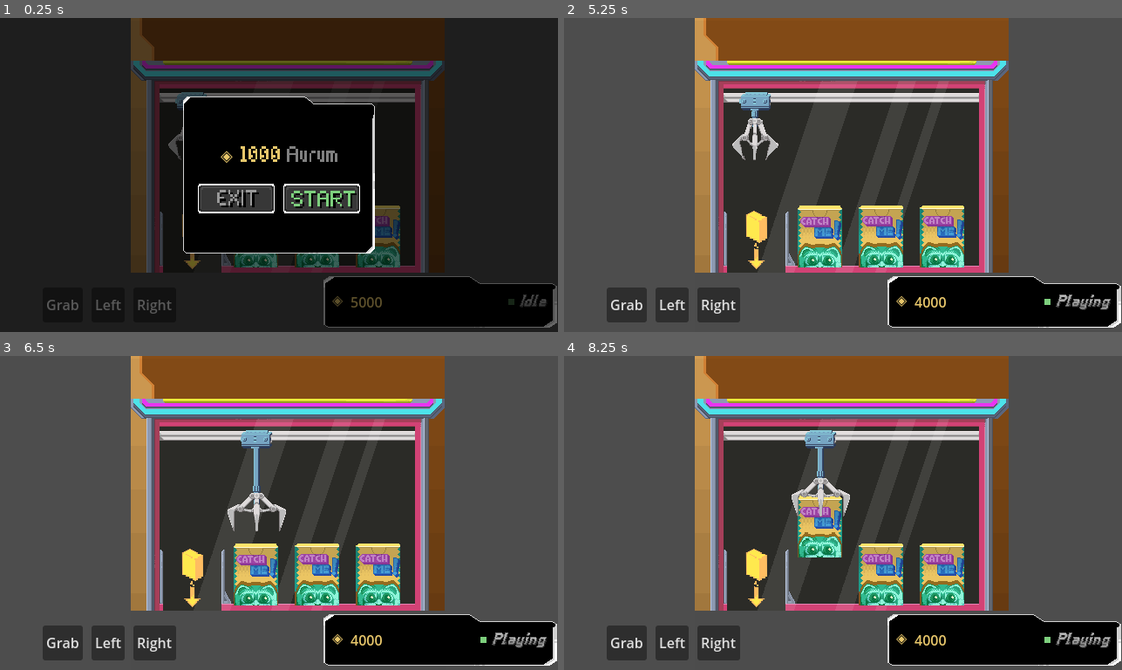
Above: before the commit, frames 1-4 (two rows, left to right).
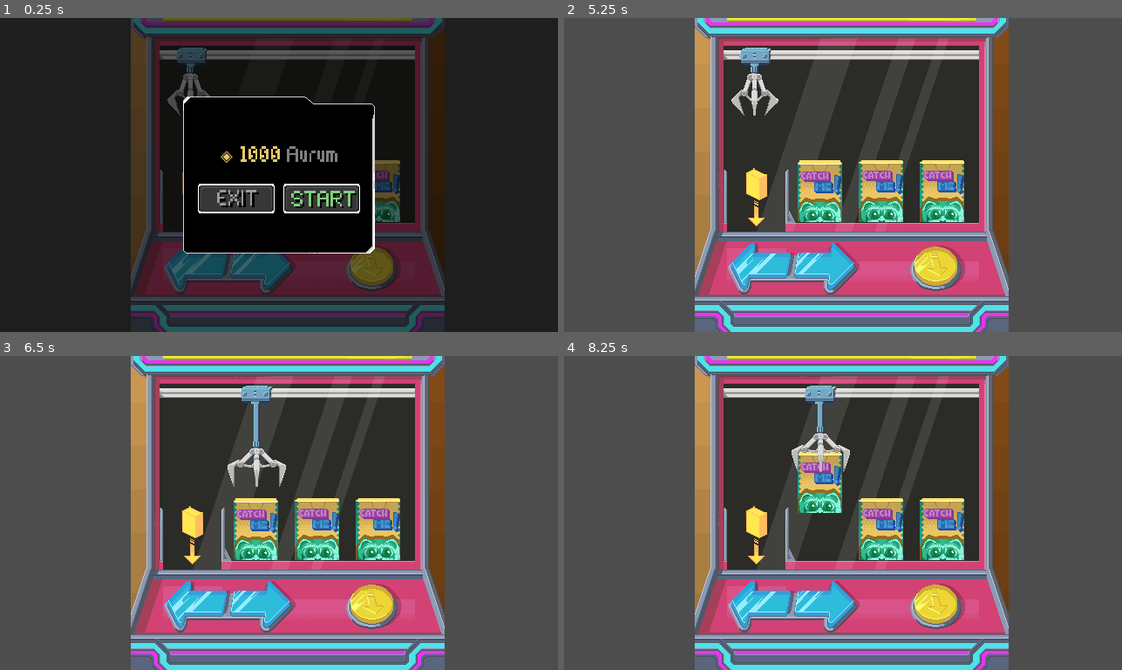
Above: after the commit, the same moments.

Repository: Sandy4j/crane_minigame
Game: Godot game, scene res://CraneMachine.tscn
Two runs of this game, one before a commit and one after it. Both use one fixed random seed, a clock stepped at 60 frames per second and the inputs below.
Inputs (mouse positions are in pixels of both pictures, inside the frame that each line leads up to):
- Up to frame 1 (0.25 s): no input
- Up to frame 2 (5.25 s): click (625, 303) at 0.5 s, where only the run before the commit has a clickable "Grab"; click (759, 269) at 1.27 s; click (670, 303) at 2 s, where only the run before the commit has a clickable "Left"; click (826, 269) at 2.77 s; click (720, 303) at 3.5 s, where only the run before the commit has a clickable "Right"; click (937, 269) at 4.27 s; click "START" at 5 s
- Up to frame 3 (6.5 s): tap Enter at 5.75 s; hold Right (right) from 5.78 s (still down); hold Space (grab) from 5.78 s (still down)
- Up to frame 4 (8.25 s): release Right (right) at 6.53 s; release Space (grab) at 6.53 s; hold Left (left) 6.53-7.28 s; tap Space (grab) at 6.6, 8.1 s; hold Space (grab) 7.28-8.03 s; hold Right (right) from 7.28 s (still down)

The runs differ from the first frame. In frame 1, 29% of the frame differs, in the area x 8-100%, y 0-100%; in frame 2, 41%; in frame 3, 41%; in frame 4, 42%, in the area x 7-100%, y 0-100%.

Commit message:
feat: add texture to ui button

Diff:
--- a/CraneMachine.tscn
+++ b/CraneMachine.tscn
@@ -1,22 +1,30 @@
-[gd_scene load_steps=72 format=3 uid="uid://dinq705c1nio0"]
+[gd_scene load_steps=80 format=3 uid="uid://dinq705c1nio0"]
 
 [ext_resource type="Script" path="res://Scripts/CraneMachine.gd" id="1_eb7fx"]
 [ext_resource type="Texture2D" uid="uid://cb4mcxm6glm5x" path="res://Asset/Crane_BG_C.png" id="2_6flr6"]
 [ext_resource type="Texture2D" uid="uid://lr8ejdnq26sc" path="res://Asset/Crane_Main.png" id="3_fop12"]
 [ext_resource type="Texture2D" uid="uid://bkknqndlbm644" path="res://Asset/Crane_Glass.png" id="4_qpvyu"]
+[ext_resource type="Texture2D" uid="uid://c0viccrrfqsep" path="res://Asset/New folder/Crane_Main_Outer.png" id="4_yny2s"]
 [ext_resource type="Texture2D" uid="uid://ct1fhqjfc1s00" path="res://Asset/Crane_UI_Empty.png" id="5_g8f33"]
 [ext_resource type="Script" path="res://Scripts/CraneTrain.gd" id="5_u0b50"]
+[ext_resource type="Texture2D" uid="uid://cpxuenrjq0xcf" path="res://Asset/Crane_Main_Extend.png" id="6_28doa"]
 [ext_resource type="Texture2D" uid="uid://dtarhum7svgbx" path="res://Asset/Crane_Game_Train.png" id="6_88asv"]
 [ext_resource type="Texture2D" uid="uid://dwsqdwim2uaf2" path="res://Asset/Crane_Game_Particle_Success.png" id="6_ny6c0"]
 [ext_resource type="Texture2D" uid="uid://s1ixqldu6n0u" path="res://Asset/Crane_Game_Particle_Success_Sparkle.png" id="7_mc0b0"]
 [ext_resource type="Script" path="res://Scripts/CraneClaw.gd" id="7_yg7s0"]
-[ext_resource type="Texture2D" uid="uid://fa145vmhk56e" path="res://Asset/Crane_Game_Particle_Failure_0000.png" id="8_smgh7"]
+[ext_resource type="Texture2D" uid="uid://ckxqcyqn5gn64" path="res://Asset/Crane_ButtonLeft_Default.png" id="8_fle1t"]
+[ext_resource type="Texture2D" uid="uid://qjlt1gxl6aa7" path="res://Asset/Crane_Game_Particle_Failure_0000.png" id="8_smgh7"]
 [ext_resource type="Texture2D" uid="uid://dn58egli7gupe" path="res://Asset/Crane_Game_Wire.png" id="8_wm0mi"]
-[ext_resource type="Texture2D" uid="uid://l3i8i5p81p0i" path="res://Asset/Crane_Game_Particle_Failure_0001.png" id="9_ann7m"]
+[ext_resource type="Texture2D" uid="uid://dngb7tv8ymj5t" path="res://Asset/Crane_ButtonLeft_Pressed.png" id="9_0qj4b"]
+[ext_resource type="Texture2D" uid="uid://bfcyf62e444s8" path="res://Asset/Crane_Game_Particle_Failure_0001.png" id="9_ann7m"]
 [ext_resource type="Texture2D" uid="uid://crrdxcc7r0u6" path="res://Asset/Crane_Game_ClawOpen.png" id="9_ydaeg"]
+[ext_resource type="Texture2D" uid="uid://bhqa8o2djwnqw" path="res://Asset/Crane_ButtonRight_Default.png" id="10_q5uit"]
 [ext_resource type="Texture2D" uid="uid://3mmvs7sfu7x" path="res://Asset/Crane_Game_ClawGrab.png" id="10_td1wy"]
 [ext_resource type="Texture2D" uid="uid://clhu6vgb2l23g" path="res://Asset/Crane_Game_ClawNeutral.png" id="11_1cldk"]
+[ext_resource type="Texture2D" uid="uid://dtsv4u2j26o2u" path="res://Asset/Crane_ButtonRight_Pressed.png" id="11_a2hws"]
 [ext_resource type="Texture2D" uid="uid://c61ug1tdo54me" path="res://Asset/Crane_Game_Box_A.png" id="12_1g3iw"]
+[ext_resource type="Texture2D" uid="uid://xr7phkyesqck" path="res://Asset/Crane_ButtonYellow_Default.png" id="12_36ie7"]
+[ext_resource type="Texture2D" uid="uid://6k4mkrxowgvr" path="res://Asset/Crane_ButtonYellow_Pressed.png" id="13_00jma"]
 [ext_resource type="Texture2D" uid="uid://d1h7pu4moucrq" path="res://Asset/Crane_Game_Box_B.png" id="13_2m47i"]
 [ext_resource type="Texture2D" uid="uid://cc706nq3q2kjh" path="res://Asset/Crane_Game_Box_C.png" id="14_r0roq"]
 [ext_resource type="Texture2D" uid="uid://bohydmx1mr4iw" path="res://Asset/font/ui_interaction_bg.png" id="15_cuckp"]
@@ -292,16 +300,63 @@
 
 [node name="Main" type="Sprite2D" parent="."]
 texture_filter = 1
-position = Vector2(330, 172)
+position = Vector2(330, 123)
 texture = ExtResource("3_fop12")
+
+[node name="Outer" type="Sprite2D" parent="Main"]
+texture = ExtResource("4_yny2s")
 
 [node name="Glass" type="Sprite2D" parent="Main"]
 texture = ExtResource("4_qpvyu")
 
 [node name="EmptyLabel" type="Sprite2D" parent="Main"]
-visible = false
 position = Vector2(10, 0)
 texture = ExtResource("5_g8f33")
+
+[node name="ButtonMachine" type="Sprite2D" parent="Main"]
+z_index = 2
+position = Vector2(0, 182)
+texture = ExtResource("6_28doa")
+
+[node name="Control" type="Control" parent="Main/ButtonMachine"]
+layout_mode = 3
+anchors_preset = 15
+anchor_right = 1.0
+anchor_bottom = 1.0
+offset_left = -180.0
+offset_top = -60.0
+offset_right = -180.0
+offset_bottom = -60.0
+grow_horizontal = 2
+grow_vertical = 2
+script = ExtResource("32_ctrlb")
+
+[node name="LeftBtn" type="TextureButton" parent="Main/ButtonMachine/Control"]
+layout_mode = 0
+offset_left = 37.0
+offset_top = 12.0
+offset_right = 114.0
+offset_bottom = 72.0
+texture_normal = ExtResource("8_fle1t")
+texture_pressed = ExtResource("9_0qj4b")
+
+[node name="RightBtn" type="TextureButton" parent="Main/ButtonMachine/Control"]
+layout_mode = 0
+offset_left = 114.0
+offset_top = 12.0
+offset_right = 191.0
+offset_bottom = 72.0
+texture_normal = ExtResource("10_q5uit")
+texture_pressed = ExtResource("11_a2hws")
+
+[node name="GrabBtn" type="TextureButton" parent="Main/ButtonMachine/Control"]
+layout_mode = 0
+offset_left = 246.0
+offset_top = 15.0
+offset_right = 311.0
+offset_bottom = 68.0
+texture_normal = ExtResource("12_36ie7")
+texture_pressed = ExtResource("13_00jma")
 
 [node name="VFXSucces" type="Node2D" parent="Main"]
 script = ExtResource("23_vfx01")
@@ -333,7 +388,7 @@
 
 [node name="CraneTrain" type="Node2D" parent="."]
 texture_filter = 1
-position = Vector2(214, 96)
+position = Vector2(220, 45)
 script = ExtResource("5_u0b50")
 
 [node name="CraneWire" type="Sprite2D" parent="CraneTrain"]
@@ -370,7 +425,7 @@
 [node name="BoxA" type="Area2D" parent="Boxes" groups=["box"]]
 z_index = 1
 z_as_relative = false
-position = Vector2(294, 251)
+position = Vector2(294, 199)
 metadata/_edit_lock_ = true
 
 [node name="Sprite2D" type="Sprite2D" parent="Boxes/BoxA"]
@@ -385,7 +440,7 @@
 [node name="BoxB" type="Area2D" parent="Boxes" groups=["box"]]
 z_index = 1
 z_as_relative = false
-position = Vector2(364, 251)
+position = Vector2(364, 199)
 metadata/_edit_lock_ = true
 
 [node name="Sprite2D" type="Sprite2D" parent="Boxes/BoxB"]
@@ -400,7 +455,7 @@
 [node name="BoxC" type="Area2D" parent="Boxes" groups=["box"]]
 z_index = 1
 z_as_relative = false
-position = Vector2(434, 251)
+position = Vector2(434, 199)
 metadata/_edit_lock_ = true
 
 [node name="Sprite2D" type="Sprite2D" parent="Boxes/BoxC"]
@@ -413,15 +468,16 @@
 shape = SubResource("RectangleShape2D_36kft")
 
 [node name="DropZone" type="Area2D" parent="."]
-position = Vector2(198, 251)
+visible = false
+position = Vector2(220, 306)
 
 [node name="CollisionShape2D" type="CollisionShape2D" parent="DropZone"]
-position = Vector2(23, 119)
 shape = SubResource("RectangleShape2D_iw5yq")
 
 [node name="CanvasLayer" type="CanvasLayer" parent="DropZone"]
 
 [node name="ColorRect" type="ColorRect" parent="DropZone/CanvasLayer"]
+visible = false
 offset_left = 150.0
 offset_top = 292.0
 offset_right = 511.0
@@ -448,10 +504,10 @@
 anchors_preset = 1
 anchor_left = 1.0
 anchor_right = 1.0
-offset_left = -269.0
-offset_top = 296.0
-offset_right = -1.0
-offset_bottom = 355.0
+offset_left = -267.0
+offset_top = -74.0
+offset_right = 1.0
+offset_bottom = -15.0
 grow_horizontal = 0
 texture = ExtResource("15_cuckp")
 
@@ -495,37 +551,10 @@
 label_settings = SubResource("LabelSettings_vrbh8")
 metadata/node_id = "status_label"
 
-[node name="ControlButtons" type="HBoxContainer" parent="UI/Control"]
-layout_mode = 1
-anchors_preset = 8
-anchor_left = 0.5
-anchor_top = 0.5
-anchor_right = 0.5
-anchor_bottom = 0.5
-offset_left = -271.0
-offset_top = 129.0
-offset_right = 29.0
-offset_bottom = 169.0
-grow_horizontal = 2
-grow_vertical = 2
-theme_override_constants/separation = 10
-script = ExtResource("32_ctrlb")
-
-[node name="GrabButton" type="Button" parent="UI/Control/ControlButtons"]
-layout_mode = 2
-text = "Grab"
-
-[node name="LeftButton" type="Button" parent="UI/Control/ControlButtons"]
-layout_mode = 2
-text = "Left"
-
-[node name="RightButton" type="Button" parent="UI/Control/ControlButtons"]
-layout_mode = 2
-text = "Right"
-
 [node name="Montage" type="CanvasLayer" parent="."]
 
 [node name="montage_blindboxopen" type="Node2D" parent="Montage"]
+visible = false
 z_index = 10
 position = Vector2(331, 171)
 script = ExtResource("31_wif3s")
@@ -921,7 +950,7 @@
 horizontal_alignment = 1
 vertical_alignment = 1
 
+[connection signal="pressed" from="Main/ButtonMachine/Control/LeftBtn" to="Main/ButtonMachine/Control" method="_on_left_btn_pressed"]
+[connection signal="pressed" from="Main/ButtonMachine/Control/RightBtn" to="Main/ButtonMachine/Control" method="_on_right_btn_pressed"]
+[connection signal="pressed" from="Main/ButtonMachine/Control/GrabBtn" to="Main/ButtonMachine/Control" method="_on_grab_btn_pressed"]
 [connection signal="area_shape_entered" from="DropZone" to="." method="_on_drop_zone_area_shape_entered"]
-[connection signal="pressed" from="UI/Control/ControlButtons/GrabButton" to="UI/Control/ControlButtons" method="_on_grab_button_pressed"]
-[connection signal="pressed" from="UI/Control/ControlButtons/LeftButton" to="UI/Control/ControlButtons" method="_on_left_button_pressed"]
-[connection signal="pressed" from="UI/Control/ControlButtons/RightButton" to="UI/Control/ControlButtons" method="_on_right_button_pressed"]
--- a/UI/ControlButtons.gd
+++ b/UI/ControlButtons.gd
@@ -1,22 +1,21 @@
-extends HBoxContainer
+extends Control
 
-@onready var grab_button = $GrabButton
-@onready var left_button = $LeftButton
-@onready var right_button = $RightButton
-
-func _on_grab_button_pressed():
-	_simulate_action("grab")
-
-
-func _on_left_button_pressed():
-	_simulate_action("left")
-
-
-func _on_right_button_pressed():
-	_simulate_action("right")
-
+@onready var grab_button = $GrabBtn
+@onready var left_button = $LeftBtn
+@onready var right_button = $RightBtn
 
 func _simulate_action(action_name: String):
 	Input.action_press(action_name)
 	await get_tree().process_frame
 	Input.action_release(action_name)
+
+func _on_left_btn_pressed():
+	_simulate_action("left")
+
+
+func _on_right_btn_pressed():
+	_simulate_action("right")
+
+
+func _on_grab_btn_pressed():
+	_simulate_action("grab")
